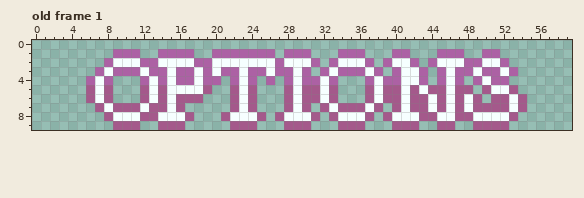
Pixel-art file, stored at sprites/label-options.aseprite. The picture above was drawn from the file before the commit.
60x10 pixels, 1 frame. Shown: old frame 1.
After the commit:
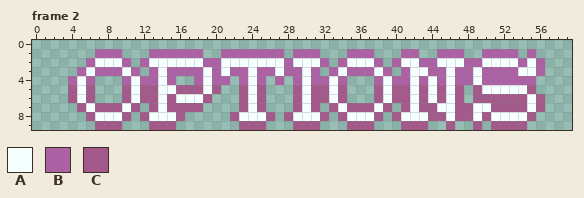
Palette (. is transparent): A #f6ffff  B #ac61a4  C #a4598b
A new or re-ordered frame is compared with the old frame closest to it.
Change:
frames 1 -> 2
Changed rows in their new state; - is an unchanged pixel.
Frame 2 is new; against old frame 1:
first column x 4:
 1 ---BB-..-B----B-.------B.--B--.--B--.-B---------BB-B-
 2 --BAA-B.-A----A-B------AB--AB.B--AB.B-AB--------AABAB
 3 -BA-B-A-.-AB--BABA-BA-BA-BAB.BA--BAB.B-AB-------B-AAB
 4 BA-..-BA-BAB..BA-B.BAB.B.BA-BAB--.BA-B--A---BAB--BBB-
 5 CA-..-CA-CA-CCCAC-.CAC--.CA-CAC--.CA-CACA---.CA--AAC-
 6 CA-..-CA-CACAAAC--.CAC--.CA-CAC--.CA-CA-----.-C--C-AC
 7 -CA-C-A-.-AC-CC---.CAC--.CAC.CA--CAC.CA-CA--CAA--C-AC
 8 --CAA-C.-A--C.---.C--AC.C--AC.C--AC.C--A-C----C--AAC-
 9 ---CC-..-C--.-----.--C--.--C--.--C--.--C-.----.--CC--
Where, in picture pixels (left, top, right, bottom), the same in both pictures:
changed: (68, 49, 545, 130)
